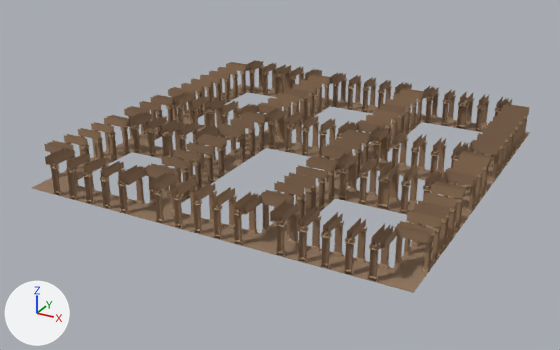
A saved change to the glTF model content/models/env/architecture.glb.
The view is the same before and after, from a 50 mm lens placed at (51.6, -101.0, 46.7), pointed at (-2.0, -3.5, -2.0). Lighting does not change. The marker at lower left points along +X, +Y and +Z. The older version comes first. Vertices at exactly the same position are counted once.

Script lines for the objects in view, before the commit:
```python
me_mesh_0 = bpy.data.meshes.new('Mesh_0')
me_mesh_0.from_pydata(...)  # 6872 vertices, 6104 faces; spans x -29.0..29.0, y -29.0..29.0, z 0.0..5.6
# faces by material slot: [1032, 1314, 78, 3680]
me_mesh_0.materials.append(mat_stone)  # brown #9e7e61
me_mesh_0.materials.append(mat_stone_b)  # brown #93765b
me_mesh_0.materials.append(mat_tile)  # brown #957a61
me_mesh_0.materials.append(mat_trim)  # beige #b19576
ob_architecture = bpy.data.objects.new('architecture', me_mesh_0)
ob_architecture.location = (0.0, 0.0, 0.0)
```
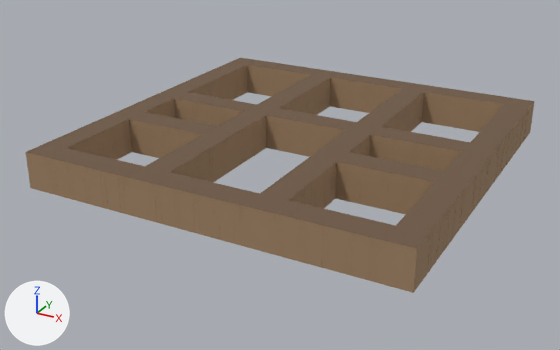
What the commit changed:
Material 'wall' (mat_wall) is new.
Its base color is (0.36, 0.23, 0.13) (brown #a28465).
Its roughness is 0.9.
Material 'ceiling' (mat_ceiling) is new.
Its base color is (0.16, 0.1, 0.06) (brown #6f5945).
Its roughness is 0.9.
me_mesh_0 is used by ob_architecture; location (0.0, 0.0, 0.0).
me_mesh_0 had 6872 vertices, 6104 faces and spanned x -29.0..29.0, y -29.0..29.0, z 0.0..5.6.
me_mesh_0 now has 7100 vertices, 6274 faces and spans x -29.0..29.0, y -29.0..29.0, z 0.0..5.6.
me_mesh_0 part 1: the loose piece of 64 vertices spanning x -29.0..29.0, y -29.0..29.0, z 0.0 is copied, and the copy is moved by (0.0, 0.0, 5.6), in mat_ceiling (brown #6f5945); it spans x -29.0..29.0, y -29.0..29.0, z 5.6.
Part 2, on me_mesh_0:
82 vertices are added at x -29.0..29.0, y -29.0..29.0, z 0.0.
82 new vertices lie (0.0, 0.0, 5.6) away from vertices in x -29.0..29.0, y -29.0..29.0, z 0.0.
92 new faces join them, mat_wall (brown #a28465).
me_mesh_0 gains material mat_ceiling (brown #6f5945).
me_mesh_0 gains material mat_wall (brown #a28465).

Changed parts and their boxes (x1, y1, x2, y2) in the pictures (560 x 350 px):
'architecture', reshaped: before (32, 60, 530, 293); after (26, 58, 534, 293)
part 1 of me_mesh_0, added (brown): after (27, 58, 534, 248)
part 2 of me_mesh_0, added (brown): after (26, 63, 534, 293)
